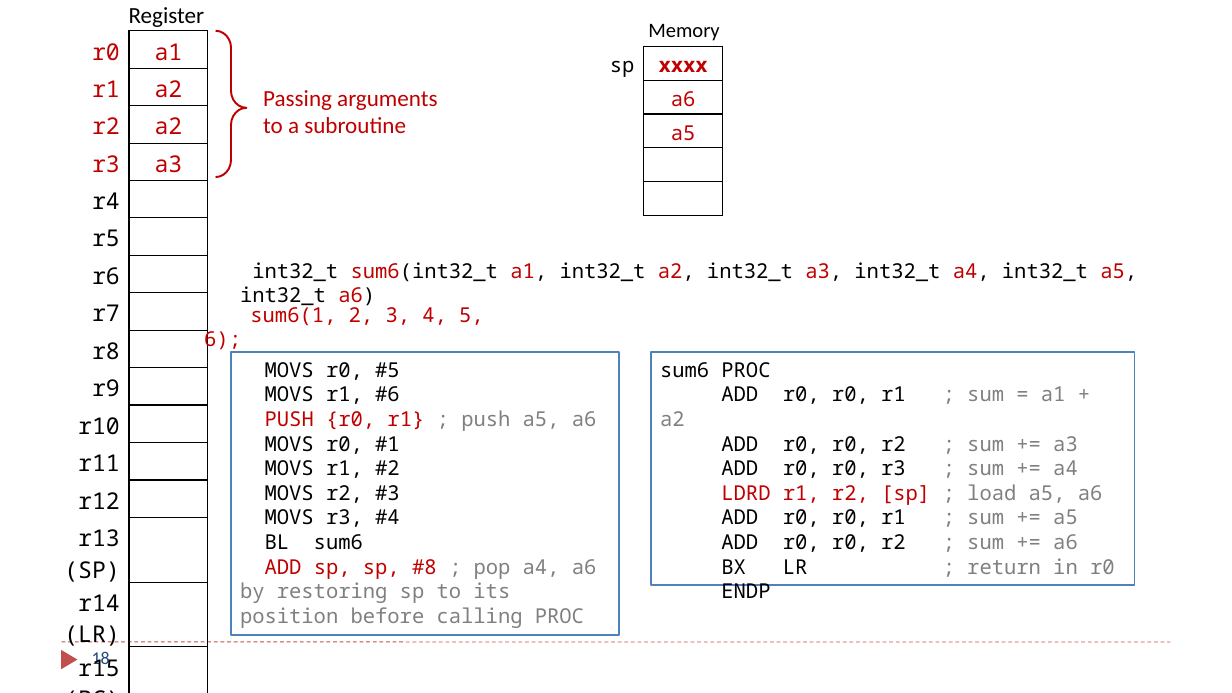
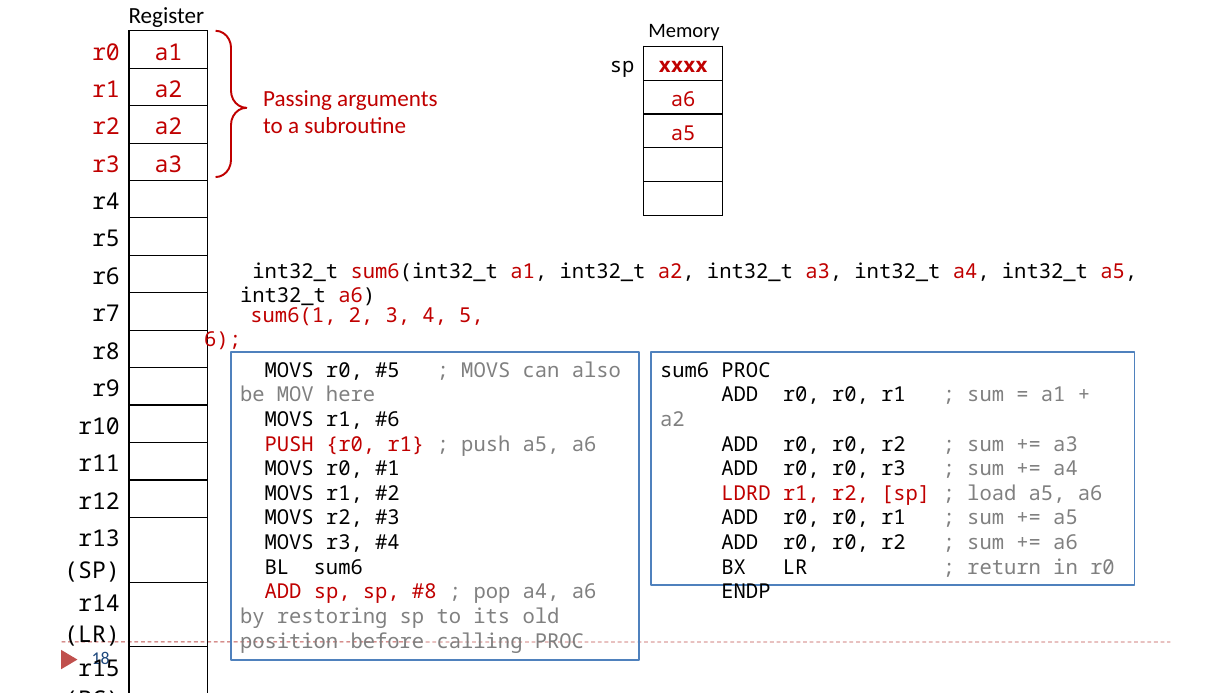
Before and after one commit to guhofstra/CSC111Fa25, a slide deck: slide 18 of PPTs/Ch8_ARM_Subroutines_1_Parameters_Registers.pptx. Drawn at 1232x693 pixels with LibreOffice and Linux fonts; fonts in the diff are those of the drawing. Boxes give left, top, right and bottom in pixels: in the first picture for what was removed or moved away, otherwise in the second. Text is boxed around its words. In the diff, an @@ line names an element or a change of style, - is before the commit and + after.

```diff
--- a/PPTs/Ch8_ARM_Subroutines_1_Parameters_Registers.pptx
+++ b/PPTs/Ch8_ARM_Subroutines_1_Parameters_Registers.pptx
@@ rectangle "MOVS r0, #5 ; MOVS ...": place and size @@
-rectangle "MOVS r0, #5 ; MOVS ..." at bbox=[231, 352, 619, 635]
+rectangle "MOVS r0, #5 ; MOVS ..." at bbox=[231, 352, 640, 660]
@@ text in rectangle at bbox=[240, 361, 621, 401]: text changed; text colour #000000 to #808080 @@
-MOVS r0, #5
+MOVS r0, #5 ; MOVS can also be MOV here
@@ text in rectangle at bbox=[240, 583, 597, 653]: text changed @@
-ADD sp, sp, #8 ; pop a4, a6 by restoring sp to its position before calling PROC
+ADD sp, sp, #8 ; pop a4, a6 by restoring sp to its old position before calling PROC
```
Also in this commit, not shown: 3 other slides changed, 3 other files.
